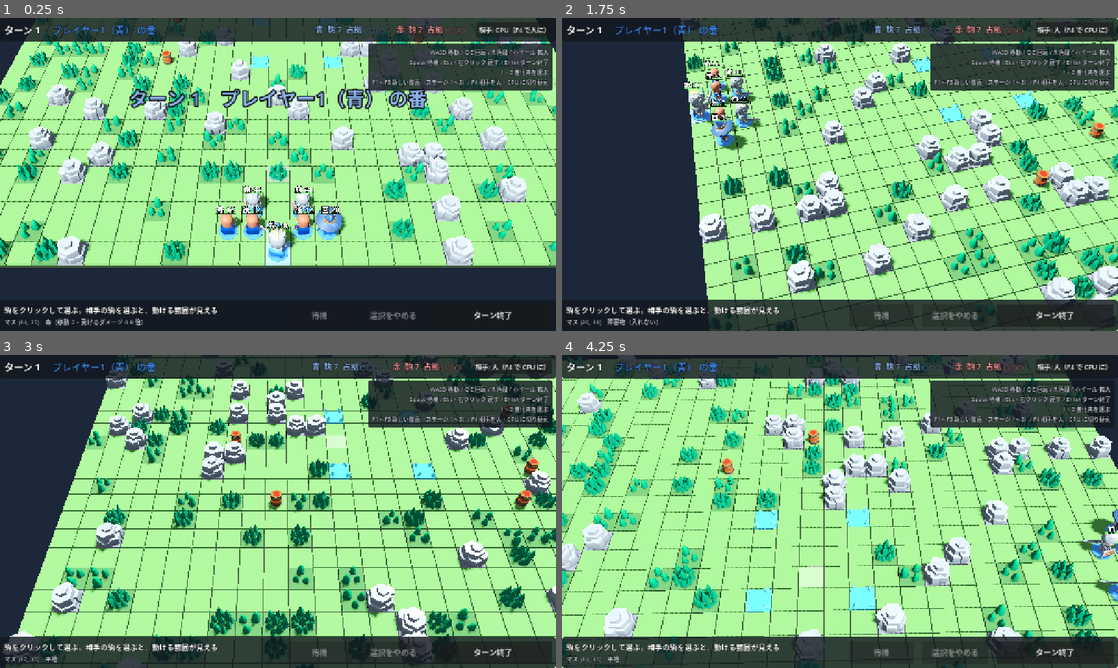
Above: before the commit, frames 1-4 (two rows, left to right).
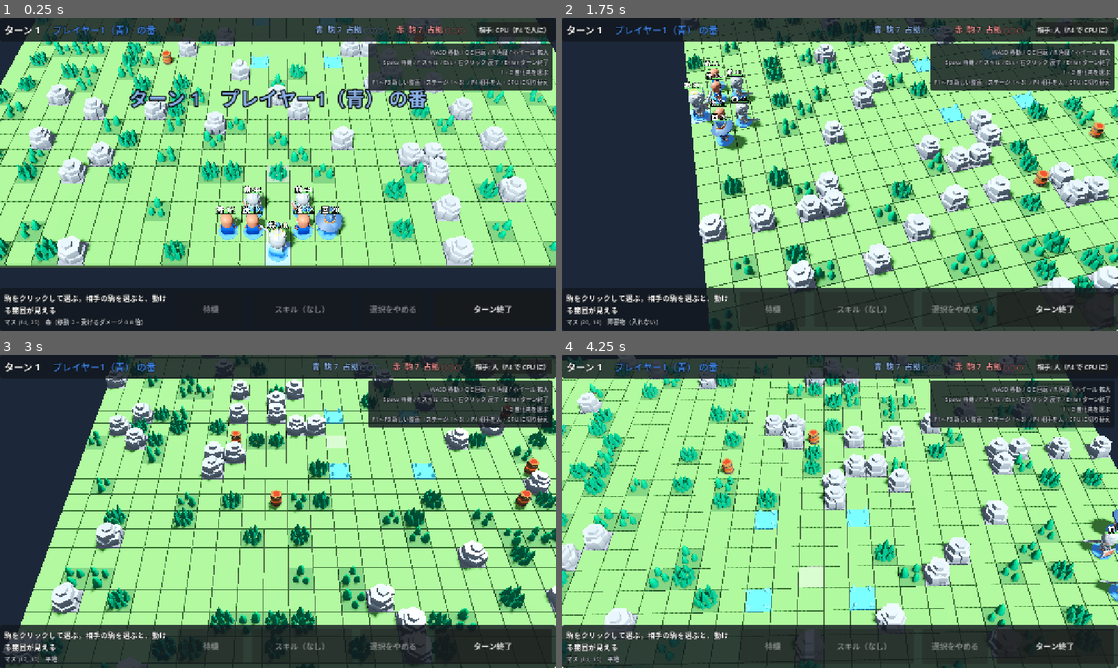
Above: after the commit, the same moments.

Repository: mattyan1053/pj-legion
Game: Godot game, scene res://prototype/board_prototype.tscn
The game is run twice, just before and just after one commit, with the same random seed, the same clock (stepped at 60 frames per second) and the same inputs.
Inputs (mouse positions are in pixels of both pictures, inside the frame that each line leads up to):
- Up to frame 1 (0.25 s): no input
- Up to frame 2 (1.75 s): click "相手: CPU（F4 で人に）" at 0.5 s; tap Enter at 1.25 s; move the mouse to (962, 158) at 1.27 s; hold D from 1.28 s (still down); tap F at 1.35 s; click (962, 158) at 1.42 s; tap Space at 1.52 s; tap E at 1.55 s
- Up to frame 3 (3 s): tap Space at 1.82, 2.27, 2.3, 2.57, 2.85 s; move the mouse to (166, 527) at 2.02 s; release D at 2.03 s; hold S 2.03-2.78 s; tap E at 2.1 s; click (166, 527) at 2.17 s; move the mouse to (333, 442) at 2.77 s; hold D from 2.78 s (still down); click (333, 442) at 2.92 s
- Up to frame 4 (4.25 s): tap F at 3.05, 3.6 s; move the mouse to (812, 574) at 3.52 s; release D at 3.53 s; hold W from 3.53 s (still down); click (812, 574) at 3.67 s; tap Space at 3.77, 4.07 s; tap E at 3.8 s

The runs differ from the first frame. In frame 1, 3.2% of the frame differs, in the area x 0-100%, y 13-97%; in frame 2, 4.5%; in frame 3, 5.0%; in frame 4, 5.1%.

Commit message:
:sparkles: Add skill controls to the prototype
A skill button, target selection on the board, cooldown display and a
generic forecast read from Skills.preview.

Co-Authored-By: Claude Fable 5.2 <noreply@anthropic.com>
Claude-Session: https://claude.ai/code/session_019skPmzDySnBTU6NqBGuM2R

Diff:
--- a/prototype/autoplay.gd
+++ b/prototype/autoplay.gd
@@ -2,7 +2,7 @@
 ## 検査用の自動対戦。`-- --autoplay` を付けて起動すると、人の代わりに画面を操作する。
 ##
 ## 人と同じ入口（マスを選ぶ・待機・戻す・ターン終了・進化先を選ぶ）だけを使い、対戦を最後まで進めてから、
-## 小さな盤面で環境オブジェクトの場面（ポータルの転移、回復の泉、樽の爆発と引き分け）、盤の上の効果（盾・煙幕・聖域）、中立の駒、レベルアップ、進化、
+## 小さな盤面で環境オブジェクトの場面（ポータルの転移、回復の泉、樽の爆発と引き分け）、盤の上の効果（盾・煙幕・聖域）、スキル、中立の駒、レベルアップ、進化、
 ## 回復役の回復、CPU の番の場面を通し、盤面を作り直してほかのステージも少し動かす（そのうち 1 戦は、相手を CPU にする）。
 ## 途中で画面と対戦の状態が食い違ったら失敗にする。
 ## 最後に "autoplay: OK" を出して終わる（tools/check.sh がこの行を確かめる）。
@@ -58,6 +58,7 @@
 			_queue_capture_scene()
 			_queue_barrel_draw_scene()
 			_queue_field_effect_scene()
+			_queue_skill_scene()
 			_queue_neutral_scene()
 			_queue_level_up_scene()
 			_queue_evolution_scene()
@@ -276,6 +277,70 @@
 		_expect(_scene.played.get(healed, 0) == 1, "聖域で回復しなかった")
 		_expect(king1.hp == king1.max_hp() - 10 + FieldEffects.SANCTUARY_HEAL, "聖域の回復量が違う")
 		_expect(battle.board.field_effects.size() == 2, "煙幕と聖域が残っていない"))
+
+
+## スキルのボタンから、対象を選んで使う（盾を置く、聖域を置く）。選ぶのをやめる操作と、クールダウンが明けるまで。
+func _queue_skill_scene() -> void:
+	var board := _small_board(Vector2i(7, 5))
+	var battle := Battle.new(board)
+	var king1 := battle.add_unit(UnitKind.Id.KING, Unit.Side.PLAYER1, Vector2i(0, 4))
+	battle.add_unit(UnitKind.Id.KING, Unit.Side.PLAYER2, Vector2i(6, 0))
+	var trooper := battle.add_unit(UnitKind.Id.SHIELD_TROOPER, Unit.Side.PLAYER1, Vector2i(2, 2))
+	var priest := battle.add_unit(UnitKind.Id.PRIEST, Unit.Side.PLAYER1, Vector2i(1, 3))
+	var wall := Vector2i(3, 2)
+	var center := Vector2i(1, 4)
+	var used: Script = SkillUsedEvent
+	var ready: Script = SkillReadyEvent
+
+	_scripted.append(func() -> void:
+		_scene.set_opponent(false)
+		_scene.start_with(battle, BoardGenerator.Stage.PLAIN, 1))
+	_scripted.append(func() -> void:
+		_scene.click_cell(king1.cell)
+		_expect(not _scene.is_skill_enabled(), "スキルの無い駒で、スキルのボタンが押せる")
+		_scene.press_skill()
+		_expect(not _scene.is_choosing_skill_target(), "スキルの無い駒で、対象を選び始めた")
+		_scene.click_cell(trooper.cell))
+	_scripted.append(func() -> void:
+		_expect(_scene.is_skill_enabled(), "スキルのボタンが押せない")
+		_scene.press_skill()
+		_expect(_scene.is_choosing_skill_target(), "スキルの対象を選び始めなかった")
+		# 対象でないマスを選ぶと、選ぶのをやめる（駒は動かない）。
+		_scene.click_cell(Vector2i(5, 2))
+		_expect(not _scene.is_choosing_skill_target() and _scene.selected_unit() == trooper, "対象でないマスで、やめなかった")
+		_expect(trooper.cell == Vector2i(2, 2) and not trooper.has_moved, "スキルの対象を選ぶ途中のクリックで、駒が動いた")
+		_scene.press_skill()
+		_scene.cancel()
+		_expect(not _scene.is_choosing_skill_target() and _scene.selected_unit() == trooper, "戻す操作で、やめなかった")
+		_scene.press_skill()
+		_scene.played.erase(used)
+		_scene.click_cell(wall))
+	_scripted.append(func() -> void:
+		_expect(battle.board.barricade_at(wall) != null, "盾を置けなかった")
+		_expect(trooper.acted and trooper.skill_cooldown > 0, "スキルを使っても、行動が終わっていない")
+		_expect(_scene.played.get(used, 0) == 1, "スキルを再生しなかった")
+		_scene.click_cell(trooper.cell)
+		_expect(not _scene.is_skill_enabled(), "クールダウンの間に、スキルのボタンが押せる")
+		_expect(_scene.skill_button_text().contains("あと"), "クールダウンの残りが出ていない")
+		# 動いたあとでも使える。
+		_scene.click_cell(priest.cell))
+	_scripted.append(func() -> void: _scene.click_cell(Vector2i(2, 3)))
+	_scripted.append(func() -> void:
+		_scene.press_skill()
+		_expect(_scene.is_choosing_skill_target(), "動いたあとに、スキルの対象を選べない")
+		_scene.click_cell(center))
+	_scripted.append(func() -> void:
+		_expect(battle.board.field_effects.size() == 2, "聖域を置けなかった")
+		_expect(priest.acted and priest.cell == Vector2i(2, 3), "聖域を置いても、行動が終わっていない")
+		_scene.played.erase(ready))
+	for i in TacticalBarricadeSkill.COOLDOWN * 2:
+		_scripted.append(_end_turn)
+	_scripted.append(func() -> void:
+		_expect(trooper.skill_cooldown == 0, "クールダウンが明けなかった")
+		_expect(_scene.played.get(ready, 0) >= 1, "クールダウンが明けたことを再生しなかった")
+		_scene.click_cell(trooper.cell))
+	_scripted.append(func() -> void:
+		_expect(_scene.is_skill_enabled(), "クールダウンが明けても、スキルのボタンが押せない"))
 
 
 ## 結晶泉にエナジー・コアが湧き、次の中立のフェーズで隣の駒を襲う。
--- a/prototype/battle_hud.gd
+++ b/prototype/battle_hud.gd
@@ -4,6 +4,8 @@
 ## 何を出すかは呼ぶ側が決める。ここはルールを持たず、押されたことを signal で知らせるだけ。
 
 signal wait_pressed
+## スキルのボタンが押された（対象を選び始める・やめるのは呼ぶ側が決める）。
+signal skill_pressed
 ## 「移動を取り消す」と「選択をやめる」は同じボタン（どちらになるかは呼ぶ側が決める）。
 signal cancel_pressed
 signal end_turn_pressed
@@ -78,6 +80,7 @@
 var _end_turn_button: Button
 var _opponent_button: Button
 var _wait_button: Button
+var _skill_button: Button
 var _cancel_button: Button
 var _banner: Label
 var _banner_tween: Tween
@@ -122,6 +125,9 @@
 	_info_stats.text = "HP %d / %d\n%s %d   移動 %d   射程 %d" % [
 		unit.hp, unit.max_hp(), power_name, unit.power(), unit.move_range(), unit.attack_range(),
 	]
+	var skill := Skills.of(unit)
+	if skill != null:
+		_info_stats.text += "\nスキル: %s（%s）" % [skill.display_name(), skill_state_text(unit)]
 	if Growth.can_grow(unit):
 		if unit.level >= Growth.MAX_LEVEL:
 			_info_stats.text += "\nレベル %d（最大）" % unit.level
@@ -159,6 +165,27 @@
 	_wait_button.disabled = not can_wait
 	_cancel_button.disabled = not can_cancel
 	_cancel_button.text = "移動を取り消す" if moved else "選択をやめる"
+
+
+## スキルのボタン。text はボタンの文字、enabled は押せるか、choosing は対象を選んでいる途中か（押すとやめる）。
+func set_skill(text: String, enabled: bool, choosing: bool) -> void:
+	_skill_button.text = "スキルをやめる" if choosing else text
+	_skill_button.disabled = not enabled
+
+
+## スキルのボタンの文字（出ている文字）。検査用。
+func skill_button_text() -> String:
+	return _skill_button.text
+
+
+## スキルのボタンが押せるか。検査用。
+func is_skill_enabled() -> bool:
+	return not _skill_button.disabled
+
+
+## 駒のスキルの状態（使えるか、あと何ターンか）。
+static func skill_state_text(unit: Unit) -> String:
+	return "使える" if unit.skill_cooldown == 0 else "あと %d ターン" % unit.skill_cooldown
 
 
 ## 画面の中央に、しばらくだけ大きな文字を出す。
@@ -298,6 +325,8 @@
 	column.add_child(_info_state)
 	_info_forecast = _label(17)
 	_info_forecast.add_theme_color_override("font_color", COLOR_FORECAST)
+	# スキルの説明のように長い文は、パネルの幅で折り返す（パネルを横に広げて盤面を隠さない）。
+	_info_forecast.autowrap_mode = TextServer.AUTOWRAP_ARBITRARY
 	column.add_child(_info_forecast)
 
 
@@ -312,9 +341,11 @@
 	var column := VBoxContainer.new()
 	column.size_flags_horizontal = Control.SIZE_EXPAND_FILL
 	row.add_child(column)
-	# 文が長くても、ボタンを画面の外へ押し出さない。
+	# 文が長いときは 2 行まで折り返す（ボタンを画面の外へ押し出さない）。
 	_hint_label = _label(17)
-	_hint_label.clip_text = true
+	_hint_label.autowrap_mode = TextServer.AUTOWRAP_ARBITRARY
+	_hint_label.max_lines_visible = 2
+	_hint_label.custom_minimum_size = Vector2(200.0, 0.0)
 	column.add_child(_hint_label)
 	_cell_label = _label(14)
 	_cell_label.clip_text = true
@@ -322,6 +353,10 @@
 	column.add_child(_cell_label)
 	_wait_button = _button("待機", wait_pressed)
 	row.add_child(_wait_button)
+	_skill_button = _button("スキル", skill_pressed)
+	_skill_button.custom_minimum_size = Vector2(230.0, 48.0)
+	_skill_button.disabled = true
+	row.add_child(_skill_button)
 	_cancel_button = _button("選択をやめる", cancel_pressed)
 	row.add_child(_cancel_button)
 	_end_turn_button = _button("ターン終了", end_turn_pressed)
@@ -337,7 +372,7 @@
 	help_panel.mouse_filter = Control.MOUSE_FILTER_IGNORE
 	add_child(help_panel)
 	var help := _label(13)
-	help.text = "WASD 移動 / Q E 回転 / R 角度 / ホイール 拡大\nSpace 待機 / Esc・右クリック 戻す / Enter ターン終了\n1・2 進化先を選ぶ\nF1〜F3 新しい盤面（ステージ 1〜3）/ F4 相手を人・CPU に切り替え"
+	help.text = "WASD 移動 / Q E 回転 / R 角度 / ホイール 拡大\nSpace 待機 / F スキル / Esc・右クリック 戻す / Enter ターン終了\n1・2 進化先を選ぶ\nF1〜F3 新しい盤面（ステージ 1〜3）/ F4 相手を人・CPU に切り替え"
 	help.add_theme_color_override("font_color", COLOR_TEXT_DIM)
 	help.horizontal_alignment = HORIZONTAL_ALIGNMENT_RIGHT
 	help_panel.add_child(help)
--- a/prototype/battle_queries.gd
+++ b/prototype/battle_queries.gd
@@ -55,6 +55,13 @@
 	return battle.options(unit.id).barricade_cells
 
 
+## その駒がいまの位置からスキルの対象に選べるマス（スキルを使えない駒・行動できない駒・巡航で動いた駒では空）。
+static func skill_cells(battle: Battle, unit: Unit) -> Array[Vector2i]:
+	if unit == null:
+		return []
+	return battle.options(unit.id).skill_cells
+
+
 ## 駒の移動範囲（巡航なし）。行動できない駒や相手の駒を選んで眺めるときに使う。
 static func inspect_cells(battle: Battle, unit: Unit) -> Array[Vector2i]:
 	var result: Array[Vector2i] = []
--- a/prototype/board_prototype.gd
+++ b/prototype/board_prototype.gd
@@ -27,6 +27,8 @@
 const COLOR_TARGET := Color(1.0, 0.2, 0.15, 0.7)
 const COLOR_HEAL := Color(0.3, 0.95, 0.45, 0.7)
 const COLOR_BLAST := Color(1.0, 0.55, 0.1, 0.6)
+const COLOR_SKILL := Color(0.55, 0.25, 0.95, 0.7)
+const COLOR_SKILL_AREA := Color(1.0, 0.55, 0.9, 0.85)
 const COLOR_EXPERIENCE := Color("9fd8ff")
 const COLOR_LEVEL_UP := Color("ffd34a")
 const COLOR_EVOLUTION := Color("d9a6ff")
@@ -78,6 +80,9 @@
 var _barrel_targets: Array[Vector2i] = []
 var _barricade_targets: Array[Vector2i] = []
 var _heal_targets: Array[Unit] = []
+var _skill_cells: Array[Vector2i] = []
+## スキルの対象を選んでいる途中か。この間は、塗るのはスキルの対象のマスだけで、クリックはスキルの対象を選ぶ。
+var _skill_mode := false
 ## 再生したイベントの数（イベントのスクリプト -> 回数）。検査用。
 var played := {}
 var _players := event_players()
@@ -93,6 +98,7 @@
 	add_child(_hud)
 	_hud.setup(TEAM_COLORS)
 	_hud.wait_pressed.connect(press_wait)
+	_hud.skill_pressed.connect(press_skill)
 	_hud.cancel_pressed.connect(cancel)
 	_hud.end_turn_pressed.connect(press_end_turn)
 	_hud.restart_pressed.connect(_on_restart_pressed)
@@ -131,6 +137,8 @@
 				cancel()
 			KEY_SPACE:
 				press_wait()
+			KEY_F:
+				press_skill()
 			KEY_ENTER, KEY_KP_ENTER:
 				press_end_turn()
 			KEY_1, KEY_KP_1:
@@ -180,6 +188,7 @@
 	_rig.bounds = Rect2(Vector2.ZERO, Vector2(battle.board.size))
 	_rig.position = _camera_point(Unit.Side.PLAYER1)
 	_selected_id = 0
+	_skill_mode = false
 	_confirming_end = false
 	_hud.hide_result()
 	_hud.show_banner("ターン %d　%s の番" % [battle.turn, _side_name(battle.phase)], TEAM_COLORS[battle.phase])
@@ -284,8 +293,16 @@
 
 
 ## 盤面のマスを選ぶ。選んでいる駒の攻撃できる相手・樽なら攻撃、回復できる味方なら回復、動けるマスなら移動、駒なら選び直す。
+## スキルの対象を選んでいる途中なら、対象のマスでスキルを使い、ほかのマスでは選ぶのをやめる。
 func click_cell(cell: Vector2i) -> void:
 	if is_busy() or battle.is_over() or not battle.board.in_bounds(cell):
+		return
+	if _skill_mode:
+		if _skill_cells.has(cell):
+			_do(UseSkillAction.new(_selected_id, cell))
+		else:
+			_skill_mode = false
+			_refresh()
 		return
 	var clicked := battle.unit_at(cell)
 	if clicked != null and _targets.has(clicked):
@@ -310,9 +327,35 @@
 		_do(WaitAction.new(_selected_id))
 
 
-## 動いたあとなら移動を取り消す。そうでなければ選択をやめる。
+## 選んでいる駒のスキルの対象を選び始める。もう選んでいる途中なら、やめる。対象のマスが無ければ何もしない。
+func press_skill() -> void:
+	if is_busy() or battle.is_over() or _skill_cells.is_empty():
+		return
+	_skill_mode = not _skill_mode
+	_refresh()
+
+
+## スキルの対象を選んでいる途中か。検査用。
+func is_choosing_skill_target() -> bool:
+	return _skill_mode
+
+
+## スキルのボタンに出している文字と、押せるか。検査用。
+func skill_button_text() -> String:
+	return _hud.skill_button_text()
+
+
+func is_skill_enabled() -> bool:
+	return _hud.is_skill_enabled()
+
+
+## スキルの対象を選んでいる途中なら、それをやめる。動いたあとなら移動を取り消す。そうでなければ選択をやめる。
 func cancel() -> void:
 	if is_busy():
+		return
+	if _skill_mode:
+		_skill_mode = false
+		_refresh()
 		return
 	if battle.acting_unit_id != 0:
 		_do(UndoMoveAction.new(battle.acting_unit_id))
@@ -350,12 +393,13 @@
 
 func _select(unit_id: int) -> void:
 	_selected_id = unit_id
+	_skill_mode = false
 	_confirming_end = false
 	_refresh()
 
 
 ## 行動の外でルールに起きたことを再生する（検査用）。
-## 盤の上の効果を置く操作（スキル）はまだ無いので、検査はルールの FieldEffects.place_* で置いて、その結果をここで再生する。
+## スキルのまだ無い盤の上の効果（煙幕）も通すため、検査はルールの FieldEffects.place_* で置いて、その結果をここで再生する。
 func play_events(events: Array[BattleEvent]) -> void:
 	_busy = true
 	for event in events:
@@ -370,10 +414,12 @@
 	if not result.accepted:
 		return false
 	_busy = true
+	_skill_mode = false
 	_confirming_end = false
 	_board_view.show_cells({})
 	_selection_ring.visible = false
 	_hud.set_actions(false, false, false)
+	_hud.set_skill("スキル", false, false)
 	_hud.set_end_turn(false, "ターン終了")
 	_hud.hide_evolution()
 	for event in result.events:
@@ -455,6 +501,8 @@
 		BarricadeDamagedEvent: &"_play_barricade_damaged",
 		SmokeBlockedEvent: &"_play_smoke_blocked",
 		SanctuaryHealedEvent: &"_play_sanctuary_healed",
+		SkillUsedEvent: &"_play_skill_used",
+		SkillReadyEvent: &"_play_skill_ready",
 		UnitActedEvent: &"_play_acted",
 		PhaseStartedEvent: &"_play_phase_started",
 		CaptureProgressEvent: &"_play_capture",
@@ -666,6 +714,21 @@
 ## 聖域（フェーズの始め）も、光と数を出す。
 func _play_sanctuary_healed(event: SanctuaryHealedEvent) -> void:
 	await _play_heal(event, true)
+
+
+## スキルを使った。対象のほうを向いて手を振り、スキルの名前を出す（効果は、続くイベントが見せる）。
+func _play_skill_used(event: SkillUsedEvent) -> void:
+	var view := _view(event.unit_id)
+	var at := BoardView.cell_center(event.target)
+	if not at.is_equal_approx(view.position):
+		view.face(at - view.position)
+	_pop_number(view.position + Vector3(0.0, 0.5, 0.0), Skills.by_id(event.skill).display_name(), Color("dcc4ff"))
+	await get_tree().create_timer(view.play_attack()).timeout
+
+
+## スキルをまた使えるようになった。描き方は変えない（残りは駒の情報とスキルのボタンに出る）。
+func _play_skill_ready(_event: SkillReadyEvent) -> void:
+	pass
 
 
 func _play_acted(event: UnitActedEvent) -> void:
@@ -799,10 +862,16 @@
 	_barrel_targets = Queries.barrel_targets(battle, unit)
 	_barricade_targets = Queries.barricade_targets(battle, unit)
 	_heal_targets = Queries.heal_targets(battle, unit)
+	_skill_cells = Queries.skill_cells(battle, unit)
+	if _skill_cells.is_empty():
+		_skill_mode = false
 
 	_painted = {}
 	if unit != null and not battle.is_over():
-		if battle.can_act(unit):
+		if _skill_mode:
+			for cell in _skill_cells:
+				_painted[cell] = COLOR_SKILL
+		elif battle.can_act(unit):
 			for cell: Vector2i in _move_cells:
 				_painted[cell] = COLOR_CRUISE if _move_cells[cell] else COLOR_MOVE
 			for target in _targets:
@@ -843,7 +912,20 @@
 		_hud.set_end_turn(not battle.is_over() and evolving == null, "ターン終了")
 	var can_act := unit != null and not battle.is_over() and battle.can_act(unit) and not cpu_turn
 	_hud.set_actions(can_act, unit != null and not battle.is_over() and not cpu_turn, unit != null and unit.has_moved)
+	_hud.set_skill(_skill_button_text(unit), can_act and not _skill_cells.is_empty(), _skill_mode)
 	_update_info()
+
+
+## スキルのボタンの文字。スキルの名前と、使えない理由（クールダウン、対象が無い）。
+func _skill_button_text(unit: Unit) -> String:
+	var skill := Skills.of(unit)
+	if skill == null:
+		return "スキル（なし）"
+	if unit.skill_cooldown > 0:
+		return "%s（あと %d ターン）" % [skill.display_name(), unit.skill_cooldown]
+	if _skill_cells.is_empty() and battle.can_act(unit):
+		return "%s（いまは使えない）" % skill.display_name()
+	return "%s [F]" % skill.display_name()
 
 
 func _refresh_status(turn: int, phase: Unit.Side) -> void:
@@ -862,6 +944,8 @@
 		_hud.set_hint("進化先を選ぶ（上のボタンか、1・2 のキー）。選ぶまで、ほかの操作はできない")
 	elif unit == null:
 		_hud.set_hint("駒をクリックして選ぶ。相手の駒を選ぶと、動ける範囲が見える")
+	elif _skill_mode:
+		_hud.set_hint("%s: 紫のマスをクリックで使う（行動を終える）。ほかのマスか Esc でやめる" % Skills.of(unit).display_name())
 	elif not battle.can_act(unit):
 		_hud.set_hint("この駒はいま動かせない（白いマスは移動範囲）")
 	elif unit.has_moved:
@@ -885,7 +969,12 @@
 func _show_painted() -> void:
 	var colors := _painted
 	var unit := selected_unit()
-	if unit != null and not _busy and _barrel_targets.has(_hover_cell):
+	if unit != null and not _busy and _skill_mode:
+		if _skill_cells.has(_hover_cell):
+			colors = _painted.duplicate()
+			for cell in Skills.of(unit).affected_cells(battle, unit, _hover_cell):
+				colors[cell] = COLOR_SKILL_AREA
+	elif unit != null and not _busy and _barrel_targets.has(_hover_cell):
 		colors = _painted.duplicate()
 		for cell in MapObject.blast_cells(battle.board, _hover_cell):
 			colors[cell] = COLOR_BLAST
@@ -928,6 +1017,15 @@
 	var shown := hovered if hovered != null else selected_unit()
 	if shown == null:
 		_hud.show_unit(null, "", "")
+		return
+	if _skill_mode:
+		# スキルの対象を選んでいる間は、使う駒と、マウスの下のマスに使ったときの見込みを出す。
+		var user := selected_unit()
+		var skill := Skills.of(user)
+		var skill_text := skill.summary()
+		if _skill_cells.has(_hover_cell):
+			skill_text += "\n" + _skill_forecast(user, _hover_cell)
+		_hud.show_unit(user, "%s の対象を選んでいる" % skill.display_name(), skill_text)
 		return
 	if hovered == null and _barrel_targets.has(_hover_cell):
 		_hud.show_unit(shown, "樽を狙っている", _blast_forecast(shown, _hover_cell))
@@ -964,6 +1062,33 @@
 	_hud.show_unit(shown, state, forecast)
 
 
+## スキルを target に使ったときの見込み。実際に使うのと同じ処理（Skills.preview）の結果から、起きることを並べる。
+## どのスキルにも同じ読み方を使う（置かれる効果、ダメージ、回復）。
+func _skill_forecast(user: Unit, target: Vector2i) -> String:
+	var lines: Array[String] = []
+	for event in Skills.preview(battle, user.id, target):
+		var placed := event as FieldEffectPlacedEvent
+		var damaged := event as UnitDamagedEvent
+		var healed := event as UnitHealedEvent
+		if placed != null:
+			var line: String = "%s を置く" % BattleHud.FIELD_EFFECT_NAMES[placed.type]
+			if placed.cells.size() > 1:
+				var inside := 0
+				for unit in battle.units:
+					if unit.side == user.side and placed.cells.has(unit.cell):
+						inside += 1
+				line += "（中の味方 %d 体）" % inside
+			lines.append(line)
+		elif damaged != null:
+			var victim := battle.unit_by_id(damaged.unit_id)
+			lines.append("%s に %d ダメージ → %s" % [
+				victim.display_name(), damaged.amount, "倒せる" if damaged.hp == 0 else "残り HP %d" % damaged.hp,
+			])
+		elif healed != null:
+			lines.append("%s が +%d → HP %d" % [battle.unit_by_id(healed.unit_id).display_name(), healed.amount, healed.hp])
+	return "\n".join(lines)
+
+
 ## マスにある環境オブジェクトと盤の上の効果の説明（無ければ空）。
 func _object_text(cell: Vector2i) -> String:
 	var text := ""
--- a/tests/prototype/test_battle_queries.gd
+++ b/tests/prototype/test_battle_queries.gd
@@ -145,3 +145,19 @@
 	assert_eq(Queries.barrel_targets(battle, healer).size(), 0, "回復役")
 	battle.apply(MoveAction.new(runner.id, Vector2i(2, 1), true))
 	assert_eq(Queries.barrel_targets(battle, runner).size(), 0, "巡航で動いた駒")
+
+
+func test_skill_cells_are_what_the_rules_accept() -> void:
+	var battle := _battle()
+	var trooper := battle.add_unit(UnitKind.Id.SHIELD_TROOPER, P1, Vector2i(3, 1))
+	var enemy := battle.add_unit(UnitKind.Id.SHIELD_TROOPER, P2, Vector2i(8, 1))
+	assert_true(Queries.skill_cells(battle, null).is_empty())
+	assert_true(Queries.skill_cells(battle, enemy).is_empty(), "相手の番の駒")
+	var cells := Queries.skill_cells(battle, trooper)
+	assert_false(cells.is_empty())
+	for y in battle.board.size.y:
+		for x in battle.board.size.x:
+			var cell := Vector2i(x, y)
+			assert_eq(cells.has(cell), battle.can_apply(UseSkillAction.new(trooper.id, cell)), "スキルの対象 %s" % cell)
+	battle.apply(UseSkillAction.new(trooper.id, cells[0]))
+	assert_true(Queries.skill_cells(battle, trooper).is_empty(), "使ったあと")
Not shown, changed: docs/battle-view.md
